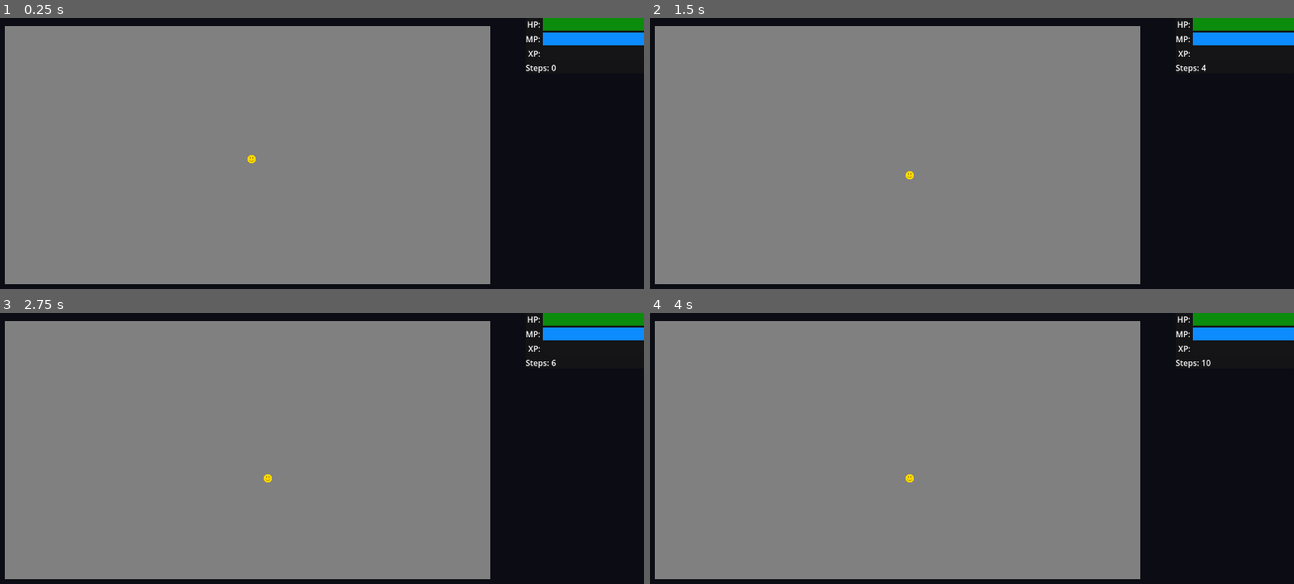
Above: before the commit, frames 1-4 (two rows, left to right).
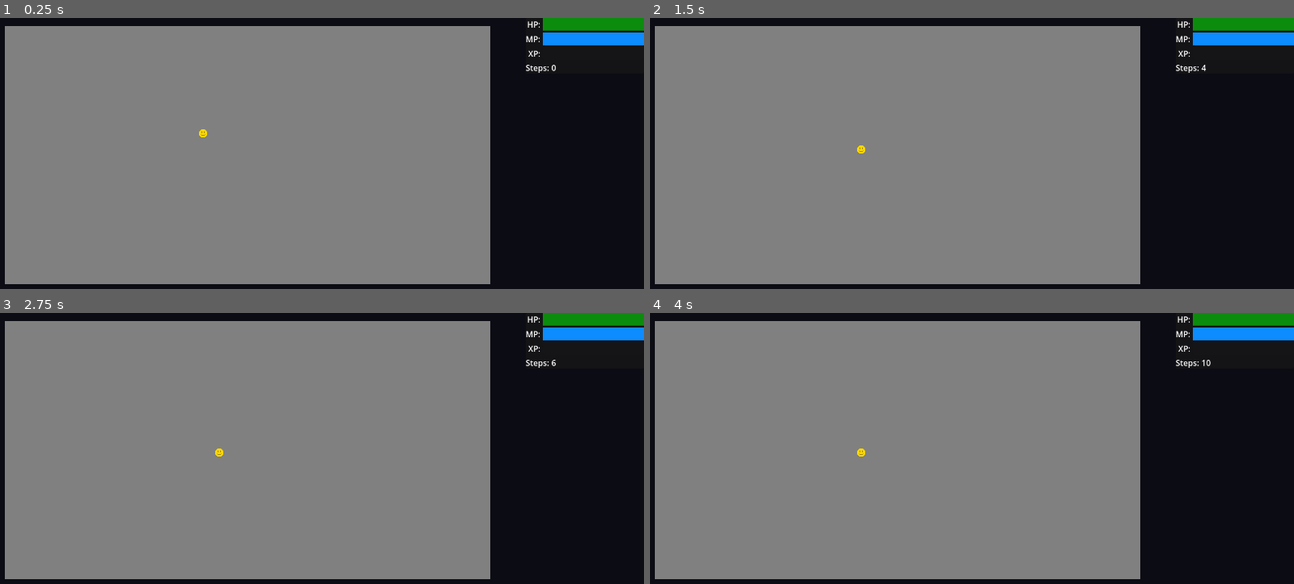
Above: after the commit, the same moments.

Repository: Nopfed/rog
Game: Godot game, scene res://scenes/HUD/HUD.tscn
Two runs of this game, one before a commit and one after it. Both use one fixed random seed, a clock stepped at 60 frames per second and the inputs below.
Inputs:
- Up to frame 1 (0.25 s): no input
- Up to frame 2 (1.5 s): tap Enter at 0.5 s; hold Keypad 3 (down_right) 0.53-1.28 s; tap Keypad 5 (wait) at 0.6, 1.35 s; tap Space at 1.25 s; hold Keypad 2 (down) from 1.28 s (still down)
- Up to frame 3 (2.75 s): tap Enter at 2 s; release Keypad 2 (down) at 2.03 s; hold Keypad 3 (down_right) from 2.03 s (still down); tap Keypad 5 (wait) at 2.1 s
- Up to frame 4 (4 s): tap Space at 2.75 s; release Keypad 3 (down_right) at 2.78 s; hold Keypad 8 (up) 2.78-3.53 s; tap Keypad 5 (wait) at 2.85, 3.6 s; tap Enter at 3.5 s; hold Keypad 1 (down_left) from 3.53 s (still down)

The runs differ from the first frame. In frame 1, less than 0.1% of the frame differs, in the area x 30-40%, y 41-54%; in frame 2, less than 0.1%; in frame 3, less than 0.1%; in frame 4, less than 0.1%.

Commit message:
Adds map gen, exit and player placements

Diff:
--- a/game.gd
+++ b/game.gd
@@ -4,15 +4,17 @@
 
 @export var noiseTexture: NoiseTexture2D
 
+const TILE_SIZE := 16
 const MAX_MAP_WIDTH := 100
 const MAX_MAP_HEIGHT := 100
 const MIN_MAP_WIDTH := 20
 const MIN_MAP_HEIGHT := 20
-const WATER_HEIGHT := -0.6
-const FLOOR_HEIGHT := 0.6
-#const WALL_HEIGHT := 1.0
+const WATER_HEIGHT := -0.45
+const FLOOR_HEIGHT := 0.25
+const WALL_HEIGHT := 1.0
 
 var noise: Noise
+
 
 func _ready() -> void:
 	newGame()
@@ -41,36 +43,35 @@
 	for x in range(-mapWidth, mapWidth):
 		for y in range(-mapHeight, mapHeight):
 			noiseValue = noise.get_noise_2d(x, y)
-			print(noiseValue)
+
 			# if there is not a pre-drawn cell
 			if $TileMapLayer.get_cell_source_id(Vector2(x, y)) < 0:
-				# Draw Walls
-				if noiseValue > FLOOR_HEIGHT:
-					$TileMapLayer.set_cell(
-						Vector2(x, y),
-						0,
-						Vector2(0, 0)
-					)
+				# Draw water
+				if noiseValue < WATER_HEIGHT:
+					$TileMapLayer.set_cell(Vector2(x, y), 0, Vector2(5, 0))
 				# Draw floor
-				elif noiseValue > WATER_HEIGHT:
+				elif noiseValue < FLOOR_HEIGHT:
 					floorTiles.append(Vector2(x, y))
-					$TileMapLayer.set_cell(
-						Vector2(x, y),
-						0,
-						Vector2(2, 0)
-					)
-				# Draw water
-				else:
-					$TileMapLayer.set_cell(
-						Vector2(x, y),
-						0,
-						Vector2(5, 0)
-					)
-	var exitCoords = floorTiles.pick_random()
+					$TileMapLayer.set_cell(Vector2(x, y), 0, Vector2(2, 0))
+				else: # Draw Walls
+					if noiseValue > FLOOR_HEIGHT:
+						$TileMapLayer.set_cell(Vector2(x, y), 0, Vector2(0, 0))
 
-	$TileMapLayer.set_cell(exitCoords, 0, Vector2(0, 8))
+			# Draw Borders
+			if x == -mapWidth or x == mapWidth - 1:
+				$TileMapLayer.set_cell(Vector2(x, y), 0, Vector2(0, 0))
+			if y == -mapHeight or y == mapHeight - 1:
+				$TileMapLayer.set_cell(Vector2(x, y), 0, Vector2(0, 0))
 
+	floorTiles.shuffle()
+
+	var exitCoords = floorTiles.pop_back()
 	var exit = exitScene.instantiate()
 
-	exit.position = exitCoords * 16
+	exit.position = exitCoords * TILE_SIZE
+	$TileMapLayer.set_cell(exitCoords, 0, Vector2(0, 8))
 	add_child(exit)
+
+	var playerPosition = floorTiles.pop_back()
+
+	$Player.position = playerPosition * TILE_SIZE
